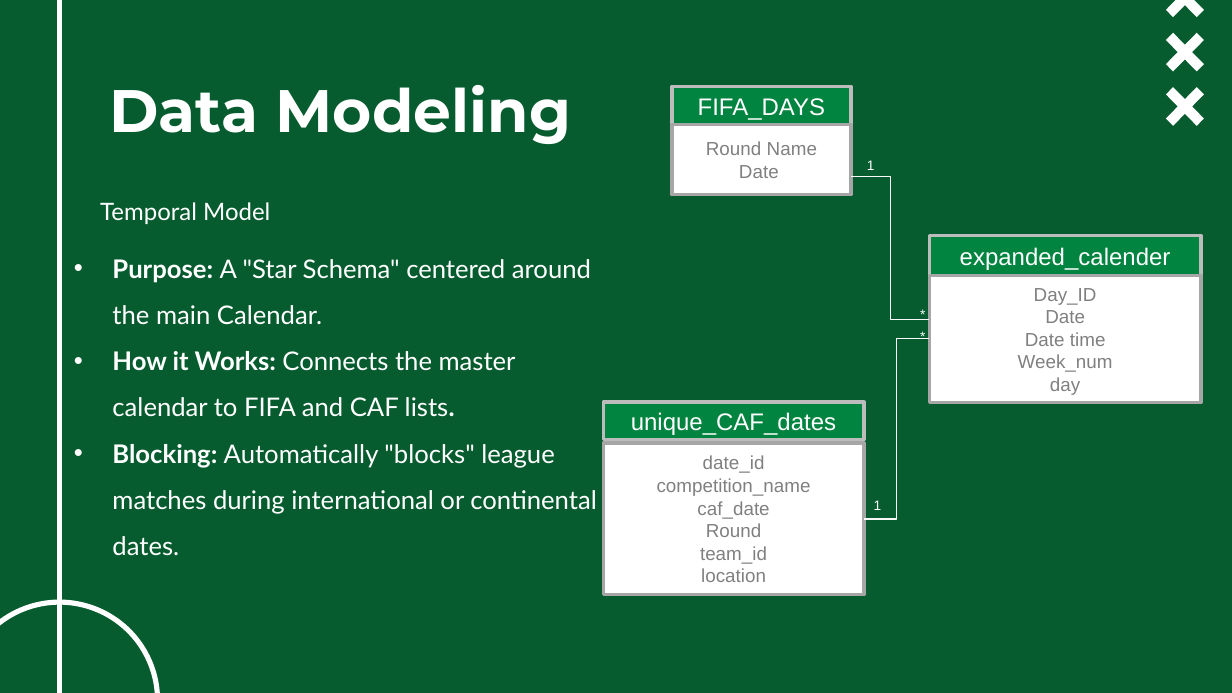
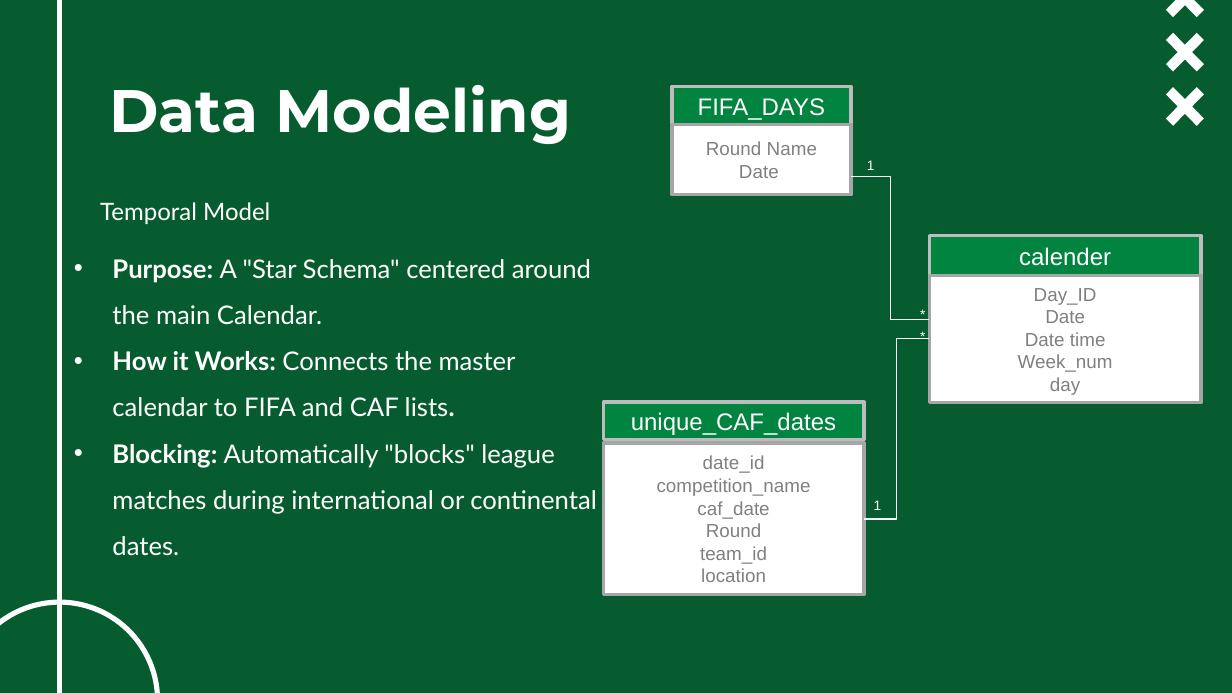
Before and after one commit to ghassanelgendy/egyptian-premier-league-schedule-optimizer, a slide deck: slide 20 of Documentations/presentation.pptx. Drawn at 1232x693 pixels with LibreOffice and Linux fonts; fonts in the diff are those of the drawing; background and template pictures are left out. Boxes give left, top, right and bottom in pixels: in the first picture for what was removed or moved away, otherwise in the second. Text is boxed around its words. In the diff, an @@ line names an element or a change of style, - is before the commit and + after.

```diff
--- a/Documentations/presentation.pptx
+++ b/Documentations/presentation.pptx
@@ text in rectangle at (1019,247,1111,266): text changed @@
-expanded_calender
+calender
```
